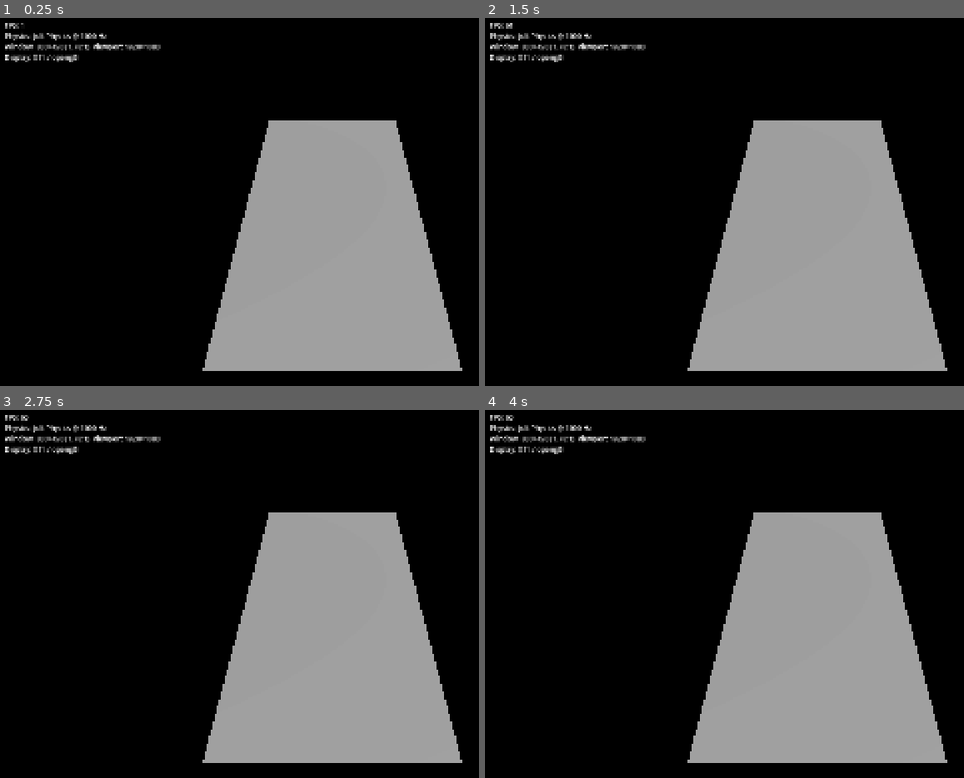
Above: before the commit, frames 1-4 (two rows, left to right).
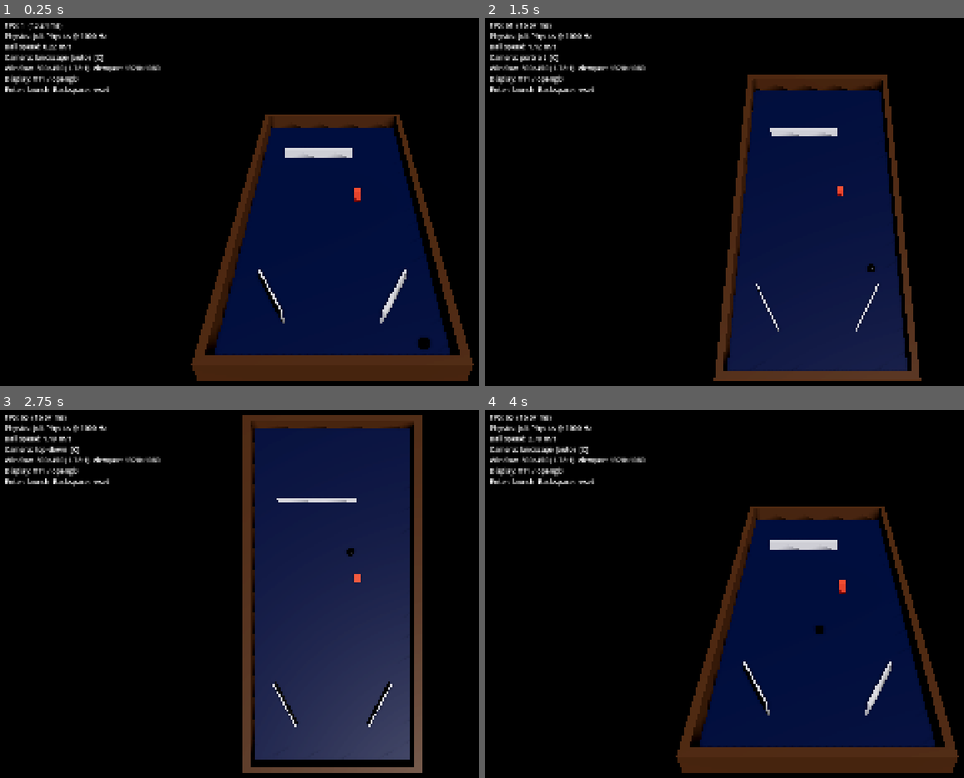
Above: after the commit, the same moments.

Repository: brnl-claude/pinball
Game: Godot game, scene res://main.tscn
The game is run twice, just before and just after one commit, with the same random seed, the same clock (stepped at 60 frames per second) and the same inputs.
Inputs (mouse positions are in pixels of both pictures, inside the frame that each line leads up to):
- Up to frame 1 (0.25 s): no input
- Up to frame 2 (1.5 s): tap Enter (plunger) at 0.5, 0.8, 1.35 s; move the mouse to (963, 183) at 0.52 s; hold / (nudge_right) 0.53-1.28 s; hold C (camera_next) 0.53-1.28 s; click (963, 183) at 0.67 s; tap Backspace (reset_ball, bound only after the commit) at 1.25 s; move the mouse to (686, 220) at 1.27 s; hold Shift (flipper_left) from 1.28 s (still down)
- Up to frame 3 (2.75 s): tap C (camera_next) at 1.55 s; tap 1 (start_game) at 2 s; move the mouse to (397, 513) at 2.02 s; release Shift (flipper_left) at 2.03 s; hold / (nudge_right) from 2.03 s (still down); hold C (camera_next) from 2.03 s (still down); tap Enter (plunger) at 2.3 s
- Up to frame 4 (4 s): move the mouse to (781, 667) at 2.77 s; release / (nudge_right) at 2.78 s; release C (camera_next) at 2.78 s; hold Space (nudge_up) 2.78-3.53 s; tap Enter (plunger) at 2.85, 3.8 s; click (781, 667) at 2.92 s; tap C (camera_next) at 3.05 s; move the mouse to (outside the picture) at 3.52 s; hold Shift (flipper_left) from 3.53 s (still down); tap 1 (start_game) at 3.6 s

The runs differ from the first frame. In frame 1, 33% of the frame differs, in the area x 1-99%, y 1-99%; in frame 2, 34%; in frame 3, 41%, in the area x 1-97%, y 1-99%; in frame 4, 33%.

Commit message:
Phase 1: physics sandbox with real-scale ball, tilted gravity, auto-framing camera and physics tests
Co-Authored-By: Claude Opus 5.5 <noreply@anthropic.com>
Claude-Session: https://claude.ai/code/session_017ht4tVgg5fmbzWLLk4UKiL

Diff:
--- a/cameras/camera_rig.gd
+++ b/cameras/camera_rig.gd
@@ -1,11 +1,113 @@
+class_name CameraRig
 extends Camera3D
-## Simple camera that looks at a point on the table.
+## Camera that frames the whole table for the current aspect ratio.
 ##
-## Cameras are deliberately decoupled from game logic: the layout profiles
-## (9:16, 16:9, 32:9) and possibly a VR rig will live here later.
+## The rig picks a layout profile from the viewport's aspect ratio (portrait
+## for 9:16 and other tall screens, landscape for 16:9 up to 32:9) and then
+## finds the closest distance at which the whole table fits in view.
+## Cameras are deliberately decoupled from game logic, so a VR rig can be
+## added later without touching the table or the rules.
 
-@export var look_target := Vector3.ZERO
+enum Profile { AUTO, PORTRAIT, LANDSCAPE, TOP_DOWN }
+
+const PROFILE_NAMES := ["auto", "portrait", "landscape", "top-down"]
+
+## Size of the table's bounding box in meters (width, height, length).
+@export var table_size := Vector3(0.55, 0.07, 1.11)
+@export var table_center := Vector3(0.0, 0.03, 0.0)
+@export_range(10.0, 90.0) var portrait_pitch_degrees := 62.0
+@export_range(10.0, 90.0) var landscape_pitch_degrees := 38.0
+## Extra space around the table, as a fraction of the view.
+@export_range(1.0, 1.5) var framing_margin := 1.04
+
+var profile := Profile.AUTO
 
 
 func _ready() -> void:
-	look_at(look_target, Vector3.UP)
+	get_viewport().size_changed.connect(update_framing)
+	update_framing()
+
+
+func _unhandled_input(event: InputEvent) -> void:
+	if event.is_action_pressed("camera_next"):
+		profile = ((profile + 1) % Profile.size()) as Profile
+		update_framing()
+
+
+func viewport_aspect() -> float:
+	var size := get_viewport().get_visible_rect().size
+	return size.x / maxf(size.y, 1.0)
+
+
+func active_profile() -> Profile:
+	if profile != Profile.AUTO:
+		return profile
+	return Profile.PORTRAIT if viewport_aspect() < 1.0 else Profile.LANDSCAPE
+
+
+func profile_name() -> String:
+	var label: String = PROFILE_NAMES[active_profile()]
+	return label + (" (auto)" if profile == Profile.AUTO else "")
+
+
+func pitch_for(p: Profile) -> float:
+	match p:
+		Profile.PORTRAIT:
+			return portrait_pitch_degrees
+		Profile.TOP_DOWN:
+			return 90.0
+		_:
+			return landscape_pitch_degrees
+
+
+func update_framing() -> void:
+	global_transform = compute_framing(
+			pitch_for(active_profile()), fov, viewport_aspect(),
+			table_center, table_size, framing_margin)
+	reset_physics_interpolation()
+
+
+## Returns a camera transform that looks at the table from the player's side
+## (+Z) with the given pitch, as close as possible while the whole bounding
+## box stays inside the view.
+static func compute_framing(pitch_degrees: float, vfov_degrees: float, aspect: float,
+		center: Vector3, size: Vector3, margin: float) -> Transform3D:
+	var basis := Basis(Vector3.RIGHT, -deg_to_rad(pitch_degrees))
+	var forward := -basis.z
+	var tan_v := tan(deg_to_rad(vfov_degrees) * 0.5) / margin
+	var tan_h := tan_v * aspect
+	var corners := box_corners(center, size)
+
+	var low := 0.0
+	var high := 100.0
+	for i in 48:
+		var mid := (low + high) * 0.5
+		var candidate := Transform3D(basis, center - forward * mid)
+		if corners_visible(candidate, corners, tan_h, tan_v):
+			high = mid
+		else:
+			low = mid
+	return Transform3D(basis, center - forward * high)
+
+
+static func box_corners(center: Vector3, size: Vector3) -> PackedVector3Array:
+	var half := size * 0.5
+	var corners := PackedVector3Array()
+	for x in [-1.0, 1.0]:
+		for y in [-1.0, 1.0]:
+			for z in [-1.0, 1.0]:
+				corners.append(center + Vector3(half.x * x, half.y * y, half.z * z))
+	return corners
+
+
+static func corners_visible(xform: Transform3D, corners: PackedVector3Array,
+		tan_h: float, tan_v: float) -> bool:
+	var to_local := xform.affine_inverse()
+	for corner in corners:
+		var p := to_local * corner
+		var depth := -p.z
+		if depth <= 0.0:
+			return false
+		if absf(p.x) > tan_h * depth or absf(p.y) > tan_v * depth:
+			return false
+	return true
--- a/core/input_actions.gd
+++ b/core/input_actions.gd
@@ -29,6 +29,7 @@
 		{"key": KEY_ESCAPE},
 		{"joy_button": JOY_BUTTON_BACK},
 	],
+	"reset_ball": [{"key": KEY_BACKSPACE}],
 	"camera_next": [{"key": KEY_C}],
 	"toggle_debug": [{"key": KEY_F3}],
 }
--- a/main.tscn
+++ b/main.tscn
@@ -2,6 +2,7 @@
 
 [ext_resource type="Script" path="res://cameras/camera_rig.gd" id="1_cam"]
 [ext_resource type="Script" path="res://ui/debug_overlay.gd" id="2_dbg"]
+[ext_resource type="PackedScene" path="res://tables/sandbox/sandbox.tscn" id="3_table"]
 
 [sub_resource type="ProceduralSkyMaterial" id="SkyMat_1"]
 sky_top_color = Color(0.08, 0.09, 0.12, 1)
@@ -18,9 +19,7 @@
 tonemap_mode = 3
 glow_enabled = true
 ssao_enabled = true
-
-[sub_resource type="PlaneMesh" id="Playfield_1"]
-size = Vector2(0.51, 1.07)
+ssr_enabled = true
 
 [node name="Main" type="Node3D"]
 
@@ -31,12 +30,11 @@
 transform = Transform3D(0.866025, -0.353553, 0.353553, 0, 0.707107, 0.707107, -0.5, -0.612372, 0.612372, 0, 2, 0)
 shadow_enabled = true
 
-[node name="Playfield" type="MeshInstance3D" parent="."]
-mesh = SubResource("Playfield_1")
+[node name="Table" parent="." instance=ExtResource("3_table")]
 
 [node name="Camera" type="Camera3D" parent="."]
-transform = Transform3D(1, 0, 0, 0, 1, 0, 0, 0, 1, 0, 0.75, 0.95)
 fov = 50.0
+near = 0.01
 script = ExtResource("1_cam")
 
 [node name="DebugOverlay" type="CanvasLayer" parent="."]
--- /dev/null
+++ b/physics/default_tuning.tres
@@ -0,0 +1,14 @@
+[gd_resource type="Resource" script_class="PhysicsTuning" load_steps=2 format=3]
+
+[ext_resource type="Script" path="res://physics/physics_tuning.gd" id="1_tuning"]
+
+[resource]
+script = ExtResource("1_tuning")
+world_scale = 1.0
+slope_degrees = 6.5
+gravity = 9.81
+ball_radius = 0.0135
+ball_mass = 0.08
+ball_friction = 0.3
+ball_bounce = 0.3
+playfield_friction = 0.3
--- /dev/null
+++ b/physics/physics_tuning.gd
@@ -0,0 +1,37 @@
+class_name PhysicsTuning
+extends Resource
+## Physics tunables for a table. All lengths are real-world meters and are
+## multiplied by `world_scale`, so the same tuning can be tested at real
+## scale and scaled up.
+
+@export_group("World")
+## Multiplier for every length (and therefore for gravity). 1.0 = real scale.
+@export var world_scale := 1.0
+## Playfield slope in degrees. Real machines are typically 6–7°.
+@export_range(3.0, 10.0, 0.1) var slope_degrees := 6.5
+## Gravitational acceleration in m/s² (before scaling).
+@export var gravity := 9.81
+
+@export_group("Ball")
+## Ball radius in meters (standard ball: 27 mm diameter).
+@export var ball_radius := 0.0135
+## Ball mass in kg (standard ball: ~80 g).
+@export var ball_mass := 0.08
+@export_range(0.0, 1.0) var ball_friction := 0.3
+@export_range(0.0, 1.0) var ball_bounce := 0.3
+
+@export_group("Playfield")
+@export_range(0.0, 1.0) var playfield_friction := 0.3
+
+
+func scaled_ball_radius() -> float:
+	return ball_radius * world_scale
+
+
+## Gravity in table space: the playfield is the XZ plane with +Y up and the
+## drain at +Z. Instead of tilting the geometry we tilt gravity, so the ball
+## accelerates toward the drain with g·sin(slope).
+func gravity_vector() -> Vector3:
+	var slope := deg_to_rad(slope_degrees)
+	var g := gravity * world_scale
+	return Vector3(0.0, -g * cos(slope), g * sin(slope))
--- /dev/null
+++ b/table_parts/ball.gd
@@ -0,0 +1,77 @@
+class_name Ball
+extends RigidBody3D
+## A steel pinball. Builds its own collision shape and mesh from a
+## PhysicsTuning resource.
+##
+## Gravity is applied as a constant force (gravity_scale = 0), so the table
+## slope lives in the tuning and nudging can later add to it per ball.
+
+const TABLE_LAYER := 1
+const BALL_LAYER := 2
+
+@export var tuning: PhysicsTuning
+
+var _shape_node: CollisionShape3D
+var _mesh_node: MeshInstance3D
+
+
+func _init() -> void:
+	can_sleep = false
+	continuous_cd = true
+	collision_layer = BALL_LAYER
+	collision_mask = TABLE_LAYER | BALL_LAYER
+	linear_damp_mode = RigidBody3D.DAMP_MODE_REPLACE
+	linear_damp = 0.0
+	angular_damp_mode = RigidBody3D.DAMP_MODE_REPLACE
+	angular_damp = 0.0
+
+
+func _ready() -> void:
+	if tuning == null:
+		tuning = PhysicsTuning.new()
+	apply_tuning()
+	add_to_group("balls")
+
+
+func apply_tuning() -> void:
+	mass = tuning.ball_mass
+	gravity_scale = 0.0
+	constant_force = mass * tuning.gravity_vector()
+
+	var material := PhysicsMaterial.new()
+	material.friction = tuning.ball_friction
+	material.bounce = tuning.ball_bounce
+	physics_material_override = material
+
+	var radius := tuning.scaled_ball_radius()
+	if _shape_node == null:
+		_shape_node = CollisionShape3D.new()
+		add_child(_shape_node)
+		_mesh_node = MeshInstance3D.new()
+		add_child(_mesh_node)
+
+	var shape := SphereShape3D.new()
+	shape.radius = radius
+	_shape_node.shape = shape
+
+	var mesh := SphereMesh.new()
+	mesh.radius = radius
+	mesh.height = radius * 2.0
+	var chrome := StandardMaterial3D.new()
+	chrome.albedo_color = Color(0.85, 0.85, 0.88)
+	chrome.metallic = 1.0
+	chrome.roughness = 0.08
+	mesh.material = chrome
+	_mesh_node.mesh = mesh
+
+
+func speed() -> float:
+	return linear_velocity.length()
+
+
+## Teleports the ball to a transform and stops it.
+func reset_to(target: Transform3D) -> void:
+	global_transform = target
+	linear_velocity = Vector3.ZERO
+	angular_velocity = Vector3.ZERO
+	reset_physics_interpolation()
--- /dev/null
+++ b/table_parts/wall.gd
@@ -0,0 +1,64 @@
+@tool
+class_name Wall
+extends StaticBody3D
+## A box-shaped static table part (playfield, walls, guides, glass).
+## Builds its collision shape and mesh from `size`, also in the editor.
+
+@export var size := Vector3(0.1, 0.05, 0.02):
+	set(value):
+		size = value
+		_rebuild()
+@export var show_mesh := true:
+	set(value):
+		show_mesh = value
+		_rebuild()
+@export var color := Color(0.55, 0.55, 0.6):
+	set(value):
+		color = value
+		_rebuild()
+@export_range(0.0, 1.0) var friction := 0.3:
+	set(value):
+		friction = value
+		_rebuild()
+@export_range(0.0, 1.0) var bounce := 0.4:
+	set(value):
+		bounce = value
+		_rebuild()
+
+var _shape_node: CollisionShape3D
+var _mesh_node: MeshInstance3D
+
+
+func _ready() -> void:
+	_rebuild()
+
+
+func _rebuild() -> void:
+	if not is_inside_tree():
+		return
+	if _shape_node == null:
+		_shape_node = CollisionShape3D.new()
+		add_child(_shape_node)
+		_mesh_node = MeshInstance3D.new()
+		add_child(_mesh_node)
+
+	var box := BoxShape3D.new()
+	box.size = size
+	# Keep the convex radius tiny: the default (4 cm) would round off thin
+	# walls and make the 13.5 mm ball bounce off invisible corners.
+	box.margin = minf(0.001, size[size.min_axis_index()] * 0.1)
+	_shape_node.shape = box
+
+	var material := PhysicsMaterial.new()
+	material.friction = friction
+	material.bounce = bounce
+	physics_material_override = material
+
+	_mesh_node.visible = show_mesh
+	var mesh := BoxMesh.new()
+	mesh.size = size
+	var surface := StandardMaterial3D.new()
+	surface.albedo_color = color
+	surface.roughness = 0.6
+	mesh.material = surface
+	_mesh_node.mesh = mesh
--- /dev/null
+++ b/tables/sandbox/sandbox.tscn
@@ -0,0 +1,80 @@
+[gd_scene load_steps=5 format=3]
+
+[ext_resource type="Script" path="res://tables/sandbox/sandbox_controller.gd" id="1_ctrl"]
+[ext_resource type="Script" path="res://table_parts/wall.gd" id="2_wall"]
+[ext_resource type="Script" path="res://table_parts/ball.gd" id="3_ball"]
+[ext_resource type="Resource" path="res://physics/default_tuning.tres" id="4_tuning"]
+
+[node name="Sandbox" type="Node3D"]
+script = ExtResource("1_ctrl")
+
+[node name="Playfield" type="StaticBody3D" parent="."]
+position = Vector3(0, -0.01, 0)
+script = ExtResource("2_wall")
+size = Vector3(0.51, 0.02, 1.07)
+color = Color(0.08, 0.12, 0.3, 1)
+bounce = 0.0
+
+[node name="WallLeft" type="StaticBody3D" parent="."]
+position = Vector3(-0.265, 0.03, 0)
+script = ExtResource("2_wall")
+size = Vector3(0.02, 0.06, 1.11)
+color = Color(0.35, 0.22, 0.12, 1)
+
+[node name="WallRight" type="StaticBody3D" parent="."]
+position = Vector3(0.265, 0.03, 0)
+script = ExtResource("2_wall")
+size = Vector3(0.02, 0.06, 1.11)
+color = Color(0.35, 0.22, 0.12, 1)
+
+[node name="WallTop" type="StaticBody3D" parent="."]
+position = Vector3(0, 0.03, -0.545)
+script = ExtResource("2_wall")
+size = Vector3(0.55, 0.06, 0.02)
+color = Color(0.35, 0.22, 0.12, 1)
+
+[node name="WallBottom" type="StaticBody3D" parent="."]
+position = Vector3(0, 0.03, 0.545)
+script = ExtResource("2_wall")
+size = Vector3(0.55, 0.06, 0.02)
+color = Color(0.35, 0.22, 0.12, 1)
+
+[node name="Glass" type="StaticBody3D" parent="."]
+position = Vector3(0, 0.0625, 0)
+script = ExtResource("2_wall")
+size = Vector3(0.55, 0.005, 1.11)
+show_mesh = false
+bounce = 0.2
+
+[node name="GuideLeft" type="StaticBody3D" parent="."]
+position = Vector3(-0.15, 0.02, 0.35)
+rotation = Vector3(0, 0.5, 0)
+script = ExtResource("2_wall")
+size = Vector3(0.005, 0.04, 0.15)
+color = Color(0.8, 0.8, 0.82, 1)
+
+[node name="GuideRight" type="StaticBody3D" parent="."]
+position = Vector3(0.15, 0.02, 0.35)
+rotation = Vector3(0, -0.5, 0)
+script = ExtResource("2_wall")
+size = Vector3(0.005, 0.04, 0.15)
+color = Color(0.8, 0.8, 0.82, 1)
+
+[node name="ThinWall" type="StaticBody3D" parent="."]
+position = Vector3(-0.05, 0.02, -0.3)
+script = ExtResource("2_wall")
+size = Vector3(0.25, 0.04, 0.005)
+color = Color(0.8, 0.8, 0.82, 1)
+
+[node name="Post" type="StaticBody3D" parent="."]
+position = Vector3(0.08, 0.02, -0.05)
+script = ExtResource("2_wall")
+size = Vector3(0.02, 0.04, 0.02)
+color = Color(0.9, 0.3, 0.2, 1)
+
+[node name="BallSpawn" type="Marker3D" parent="."]
+position = Vector3(0.2, 0.0135, 0.45)
+
+[node name="Ball" type="RigidBody3D" parent="."]
+script = ExtResource("3_ball")
+tuning = ExtResource("4_tuning")
--- /dev/null
+++ b/tables/sandbox/sandbox_controller.gd
@@ -0,0 +1,30 @@
+extends Node3D
+## Physics sandbox: launch the ball with the plunger key, reset it with
+## Backspace. Used to judge rolling, bouncing and tunneling by eye.
+
+@export var launch_speed := 6.0
+@export var launch_speed_variation := 2.0
+@export var launch_spread_degrees := 25.0
+
+@onready var _ball: Ball = $Ball
+@onready var _spawn: Marker3D = $BallSpawn
+
+var _rng := RandomNumberGenerator.new()
+
+
+func _ready() -> void:
+	_ball.reset_to(_spawn.global_transform)
+
+
+func _physics_process(_delta: float) -> void:
+	if Input.is_action_just_pressed("plunger"):
+		launch()
+	if Input.is_action_just_pressed("reset_ball"):
+		_ball.reset_to(_spawn.global_transform)
+
+
+func launch() -> void:
+	_ball.reset_to(_spawn.global_transform)
+	var angle := deg_to_rad(_rng.randf_range(-launch_spread_degrees, launch_spread_degrees))
+	var speed := launch_speed + _rng.randf_range(-launch_speed_variation, launch_speed_variation)
+	_ball.linear_velocity = Vector3(sin(angle), 0.0, -cos(angle)) * speed
--- /dev/null
+++ b/tests/physics_test.gd
@@ -0,0 +1,174 @@
+extends SceneTree
+## Phase 1 physics test suite. Run it with a fixed timestep, so every frame
+## is exactly one physics tick and the run is as fast as the CPU allows:
+##
+##   godot --headless --fixed-fps 1000 --script res://tests/physics_test.gd
+##
+## Measures:
+## - Tunneling: 1000 balls fired at 8–20 m/s into a 5 mm wall, at real scale
+##   and scaled up ×10, with CCD on and off.
+## - Rolling: a ball released on the sloped playfield must accelerate at
+##   5/7 · g · sin(slope) (a solid sphere rolling without slipping) and its
+##   spin must match its speed.
+## - Resting penetration of the ball into the playfield.
+##
+## Real scale with CCD is asserted; the other variants are reported so we can
+## compare them.
+
+const BallScript := preload("res://table_parts/ball.gd")
+const TuningScript := preload("res://physics/physics_tuning.gd")
+
+const SHOTS := 1000
+const SHOT_TICKS := 150
+const WALL_THICKNESS := 0.005
+const ROLL_WARMUP_TICKS := 200
+const ROLL_MEASURE_TICKS := 1300
+const SEED := 1234
+
+var _failures: PackedStringArray = []
+
+
+func _initialize() -> void:
+	_print_jolt_settings()
+	_run.call_deferred()
+
+
+func _run() -> void:
+	print("\n== Tunneling: %d shots at 8–20 m/s into a %.0f mm wall ==" % [
+			SHOTS, WALL_THICKNESS * 1000.0])
+	for scale: float in [1.0, 10.0]:
+		for ccd: bool in [true, false]:
+			var tunneled: int = await _tunneling_run(scale, ccd)
+			print("scale ×%-4s CCD %-3s  tunneled: %d / %d" % [
+					scale, "on" if ccd else "off", tunneled, SHOTS])
+			if scale == 1.0 and ccd and tunneled > 0:
+				_failures.append("%d balls tunneled at real scale with CCD" % tunneled)
+
+	print("\n== Rolling on a %.1f° slope ==" % TuningScript.new().slope_degrees)
+	for scale: float in [1.0, 10.0]:
+		var result: Dictionary = await _rolling_run(scale)
+		print(("scale ×%-4s accel: %.4f m/s² (expected %.4f, %+.1f%%)  "
+				+ "spin/speed: %.3f  final speed: %.2f m/s  resting penetration: %.2f mm") % [
+				scale, result.accel, result.expected,
+				(result.accel / result.expected - 1.0) * 100.0,
+				result.spin_ratio, result.speed, result.penetration_mm])
+		if scale == 1.0:
+			if absf(result.accel / result.expected - 1.0) > 0.1:
+				_failures.append("rolling acceleration off by more than 10%% at real scale (%.4f vs %.4f)"
+						% [result.accel, result.expected])
+			if absf(result.spin_ratio - 1.0) > 0.1:
+				_failures.append("ball is sliding instead of rolling at real scale (spin/speed %.3f)"
+						% result.spin_ratio)
+
+	print("")
+	if _failures.is_empty():
+		print("PHYSICS TEST OK")
+		quit(0)
+	else:
+		for failure in _failures:
+			printerr("PHYSICS TEST FAIL: ", failure)
+		quit(1)
+
+
+func _tunneling_run(scale: float, ccd: bool) -> int:
+	var tuning: PhysicsTuning = TuningScript.new()
+	tuning.world_scale = scale
+	var radius := tuning.scaled_ball_radius()
+
+	var arena := Node3D.new()
+	root.add_child(arena)
+	_add_box(arena, Vector3(8.0, 0.02, 8.0) * scale, Vector3(0.0, -0.01, 0.0) * scale)
+	_add_box(arena, Vector3(8.0, 0.005, 8.0) * scale, Vector3(0.0, 0.06, 0.0) * scale)
+	_add_box(arena, Vector3(6.0, 0.06, WALL_THICKNESS) * scale, Vector3(0.0, 0.03, 0.0) * scale)
+
+	var rng := RandomNumberGenerator.new()
+	rng.seed = SEED
+	var balls: Array[Ball] = []
+	for i in SHOTS:
+		var ball: Ball = BallScript.new()
+		ball.tuning = tuning
+		ball.continuous_cd = ccd
+		# Balls ignore each other so all shots can run at the same time.
+		ball.collision_mask = BallScript.TABLE_LAYER
+		ball.position = Vector3(
+				rng.randf_range(-0.5, 0.5) * scale,
+				radius,
+				rng.randf_range(0.02, 0.1) * scale)
+		var angle := deg_to_rad(rng.randf_range(-60.0, 60.0))
+		var speed := rng.randf_range(8.0, 20.0) * scale
+		ball.linear_velocity = Vector3(sin(angle), 0.0, -cos(angle)) * speed
+		arena.add_child(ball)
+		balls.append(ball)
+
+	# The wall's center plane is z = 0. A ball center behind it has tunneled.
+	var tunneled := {}
+	for tick in SHOT_TICKS:
+		await physics_frame
+		for i in balls.size():
+			if balls[i].position.z < 0.0:
+				tunneled[i] = true
+
+	arena.queue_free()
+	await process_frame
+	return tunneled.size()
+
+
+func _rolling_run(scale: float) -> Dictionary:
+	var tuning: PhysicsTuning = TuningScript.new()
+	tuning.world_scale = scale
+	var radius := tuning.scaled_ball_radius()
+
+	var arena := Node3D.new()
+	root.add_child(arena)
+	_add_box(arena, Vector3(1.0, 0.02, 8.0) * scale, Vector3(0.0, -0.01, 0.0) * scale,
+			tuning.playfield_friction)
+
+	var ball: Ball = BallScript.new()
+	ball.tuning = tuning
+	ball.position = Vector3(0.0, radius, -3.5 * scale)
+	arena.add_child(ball)
+
+	for tick in ROLL_WARMUP_TICKS:
+		await physics_frame
+	var start_speed := ball.linear_velocity.z
+	var penetration := radius - ball.position.y
+	for tick in ROLL_MEASURE_TICKS:
+		await physics_frame
+	var end_speed := ball.linear_velocity.z
+	var seconds := ROLL_MEASURE_TICKS / float(Engine.physics_ticks_per_second)
+
+	var slope := deg_to_rad(tuning.slope_degrees)
+	var result := {
+		"accel": (end_speed - start_speed) / seconds,
+		"expected": 5.0 / 7.0 * tuning.gravity * scale * sin(slope),
+		"spin_ratio": ball.angular_velocity.length() * radius / maxf(ball.linear_velocity.length(), 0.0001),
+		"speed": ball.linear_velocity.length() / scale,
+		"penetration_mm": penetration / scale * 1000.0,
+	}
+	arena.queue_free()
+	await process_frame
+	return result
+
+
+func _add_box(parent: Node3D, size: Vector3, pos: Vector3, friction := 0.3) -> void:
+	var body := StaticBody3D.new()
+	body.position = pos
+	var material := PhysicsMaterial.new()
+	material.friction = friction
+	material.bounce = 0.0
+	body.physics_material_override = material
+	var shape_node := CollisionShape3D.new()
+	var box := BoxShape3D.new()
+	box.size = size
+	box.margin = minf(0.001, size[size.min_axis_index()] * 0.1)
+	shape_node.shape = box
+	body.add_child(shape_node)
+	parent.add_child(body)
+
+
+func _print_jolt_settings() -> void:
+	print("== Jolt settings ==")
+	for property in ProjectSettings.get_property_list():
+		var setting: String = property["name"]
+		if setting.begins_with("physics/jolt"):
+			print("  %s = %s" % [setting, ProjectSettings.get_setting(setting)])
--- a/tests/smoke_test.gd
+++ b/tests/smoke_test.gd
@@ -18,7 +18,7 @@
 
 	var input_actions = load("res://core/input_actions.gd")
 	input_actions.register_defaults()
-	for action: String in ["flipper_left", "flipper_right", "plunger", "nudge_left"]:
+	for action: String in ["flipper_left", "flipper_right", "plunger", "nudge_left", "reset_ball"]:
 		_expect(InputMap.has_action(action), "missing input action: %s" % action)
 
 	var scene: PackedScene = load("res://main.tscn")
@@ -36,6 +36,8 @@
 		var overlay = _main.get_node_or_null("DebugOverlay")
 		_expect(overlay != null and overlay.build_text().contains("Jolt"),
 				"debug overlay does not show the physics engine")
+		_expect(get_nodes_in_group("balls").size() == 1, "main scene must contain one ball")
+		_check_camera_framing()
 	if _failures.is_empty():
 		print("SMOKE TEST OK")
 		quit(0)
@@ -46,6 +48,20 @@
 	return true
 
 
+## The camera must fit the whole table on every supported aspect ratio.
+func _check_camera_framing() -> void:
+	var rig = load("res://cameras/camera_rig.gd")
+	var size := Vector3(0.55, 0.07, 1.11)
+	var center := Vector3(0.0, 0.03, 0.0)
+	var corners: PackedVector3Array = rig.box_corners(center, size)
+	for aspect: float in [9.0 / 16.0, 16.0 / 9.0, 21.0 / 9.0, 32.0 / 9.0]:
+		for pitch: float in [38.0, 62.0, 90.0]:
+			var xform: Transform3D = rig.compute_framing(pitch, 50.0, aspect, center, size, 1.04)
+			var tan_v := tan(deg_to_rad(25.0))
+			_expect(rig.corners_visible(xform, corners, tan_v * aspect, tan_v),
+					"table does not fit at aspect %.2f, pitch %.0f" % [aspect, pitch])
+
+
 func _expect(condition: bool, message: String) -> void:
 	if not condition:
 		_failures.append(message)
--- a/ui/debug_overlay.gd
+++ b/ui/debug_overlay.gd
@@ -1,8 +1,9 @@
 extends CanvasLayer
-## Debug overlay: FPS, physics tick rate, physics engine, resolution and
-## aspect ratio. Toggle with F3.
+## Debug overlay: FPS, frame time, physics engine and tick rate, ball speed,
+## camera profile, resolution and aspect ratio. Toggle with F3.
 
 var _label: Label
+var _frame_ms := 0.0
 
 
 func _ready() -> void:
@@ -19,27 +20,36 @@
 		visible = not visible
 
 
-func _process(_delta: float) -> void:
-	if not visible:
-		return
-	_label.text = build_text()
+func _process(delta: float) -> void:
+	# Smoothed frame time, so the number is readable.
+	_frame_ms = lerpf(_frame_ms, delta * 1000.0, 0.1)
+	if visible:
+		_label.text = build_text()
 
 
 func build_text() -> String:
 	var size := get_viewport().get_visible_rect().size
 	var window_size := DisplayServer.window_get_size()
 	var aspect := float(window_size.x) / maxf(1.0, float(window_size.y))
-	return "\n".join([
-		"FPS: %d" % Engine.get_frames_per_second(),
+	var lines := PackedStringArray([
+		"FPS: %d  (%.2f ms)" % [Engine.get_frames_per_second(), _frame_ms],
 		"Physics: %s @ %d Hz" % [
 			ProjectSettings.get_setting("physics/3d/physics_engine"),
 			Engine.physics_ticks_per_second,
 		],
-		"Window: %d×%d (%.2f:1)  viewport %d×%d" % [
-			window_size.x, window_size.y, aspect, size.x, size.y,
-		],
-		"Display: %s / %s" % [
-			DisplayServer.get_name(),
-			RenderingServer.get_current_rendering_driver_name(),
-		],
 	])
+	var balls := get_tree().get_nodes_in_group("balls")
+	if not balls.is_empty():
+		lines.append("Ball speed: %.2f m/s" % (balls[0] as RigidBody3D).linear_velocity.length())
+	var camera := get_viewport().get_camera_3d()
+	if camera and camera.has_method("profile_name"):
+		lines.append("Camera: %s  [C]" % camera.call("profile_name"))
+	lines.append("Window: %d×%d (%.2f:1)  viewport %d×%d" % [
+		window_size.x, window_size.y, aspect, size.x, size.y,
+	])
+	lines.append("Display: %s / %s" % [
+		DisplayServer.get_name(),
+		RenderingServer.get_current_rendering_driver_name(),
+	])
+	lines.append("Enter: launch  Backspace: reset")
+	return "\n".join(lines)
Not shown, removed: physics/.gitkeep
Not shown, removed: table_parts/.gitkeep
